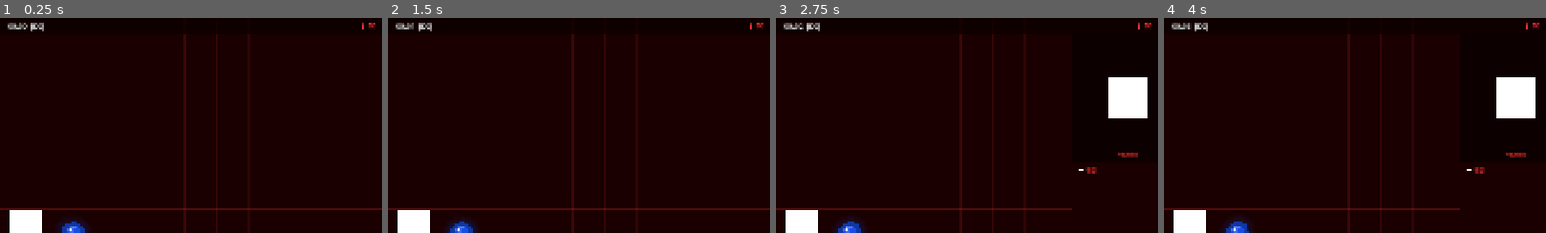
Above: before the commit, frames 1-4 (left to right).
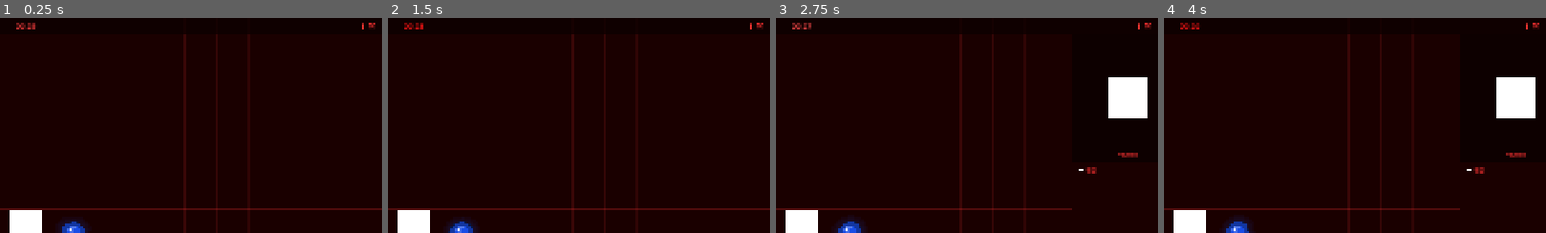
Above: after the commit, the same moments.

Repository: chalie-chariot/velmire
Game: Godot game, scene res://scenes/Main.tscn
The game is run twice, just before and just after one commit, with the same random seed, the same clock (stepped at 60 frames per second) and the same inputs.
Inputs (mouse positions are % of the whole screen's width and height, from its top left):
- Up to frame 1 (0.25 s): no input
- Up to frame 2 (1.5 s): tap Enter at 0.5 s; move the mouse to (72, 45) at 0.52 s; hold Shift 0.53-1.25 s; click (72, 45) at 0.67 s; drag from (30, 55) to (45, 70) at 1.27 s
- Up to frame 3 (2.75 s): tap Space at 2 s; move the mouse to (60, 28) at 2.02 s; tap E at 2.1 s; click (60, 28) at 2.17 s
- Up to frame 4 (4 s): tap Enter at 2.75 s; drag from (45, 70) to (20, 35) at 2.77 s; tap Space at 3.5 s; move the mouse to (80, 65) at 3.52 s; hold Shift from 3.53 s (still down); click (80, 65) at 3.67 s
The pictures show only the part of the screen within x 47-97%, y 0-50%; the shares and areas given below are measured in that part.

The runs differ from the first frame. In frame 1, 0.3% of the frame differs, in the area x 2-12%, y 2-7%; in frame 2, 0.3%; in frame 3, 0.3%; in frame 4, 0.3%.

Commit message:
피 툴팁 박스 + 시간 타이머 탈출완료

Diff:
--- a/velmire/scripts/Main.gd
+++ b/velmire/scripts/Main.gd
@@ -60,6 +60,8 @@
 # 단계 5 (150s+):   스폰간격 2.25s / 최대 9개 / HP 160 / 속도 80 / radius 37
 # ==========================================
 var _elapsed_time: float = 0.0
+var _round_time: float = 30.0  # 테스트용 30초 (원래 120초)
+var _remaining_time: float = 30.0
 
 func _ready() -> void:
 	add_to_group("main")
@@ -187,6 +189,51 @@
 		slot.gui_input.connect(func(e): _on_slot_gui_input(e, i))
 		_dots_container.add_child(slot)
 
+	# 재화 표시: 배경 박스 + 라벨
+	var blood_bg: ColorRect = ColorRect.new()
+	blood_bg.name = "BloodBG"
+	blood_bg.color = Color(0.05, 0.0, 0.0, 0.88)
+	blood_bg.size = Vector2(120, 44)
+	blood_bg.position = Vector2(1920 / 2 - 60, -82)
+	_dots_container.add_child(blood_bg)
+
+	# 테두리 (검붉은 띠) - 상하좌우
+	var blood_border_top: ColorRect = ColorRect.new()
+	blood_border_top.color = Color(0.5, 0.0, 0.0, 0.9)
+	blood_border_top.size = Vector2(120, 2)
+	blood_border_top.position = Vector2(0, 0)
+	blood_bg.add_child(blood_border_top)
+
+	var blood_border_bottom: ColorRect = ColorRect.new()
+	blood_border_bottom.color = Color(0.5, 0.0, 0.0, 0.9)
+	blood_border_bottom.size = Vector2(120, 2)
+	blood_border_bottom.position = Vector2(0, 42)
+	blood_bg.add_child(blood_border_bottom)
+
+	var blood_border_left: ColorRect = ColorRect.new()
+	blood_border_left.color = Color(0.5, 0.0, 0.0, 0.9)
+	blood_border_left.size = Vector2(2, 44)
+	blood_border_left.position = Vector2(0, 0)
+	blood_bg.add_child(blood_border_left)
+
+	var blood_border_right: ColorRect = ColorRect.new()
+	blood_border_right.color = Color(0.5, 0.0, 0.0, 0.9)
+	blood_border_right.size = Vector2(2, 44)
+	blood_border_right.position = Vector2(118, 0)
+	blood_bg.add_child(blood_border_right)
+
+	# 재화 라벨 (상하 여백 반영)
+	var blood_counter: Label = Label.new()
+	blood_counter.name = "BloodCounter"
+	blood_counter.add_theme_font_size_override("font_size", 18)
+	blood_counter.add_theme_color_override("font_color",
+		Color(1.0, 0.5, 0.5, 1.0))
+	blood_counter.position = Vector2(1920 / 2 - 60, -82)
+	blood_counter.size = Vector2(120, 44)
+	blood_counter.horizontal_alignment = HORIZONTAL_ALIGNMENT_CENTER
+	blood_counter.vertical_alignment = VERTICAL_ALIGNMENT_CENTER
+	_dots_container.add_child(blood_counter)
+
 func _on_slot_gui_input(event: InputEvent, index: int) -> void:
 	if not event is InputEventMouseButton:
 		return
@@ -243,15 +290,30 @@
 		_apply_shake(delta)
 		return
 	_elapsed_time += delta
-
-	# 난이도 단계 (30초마다)
+	_remaining_time -= delta
 	var difficulty: int = int(_elapsed_time / 30.0)
 	spawn_interval = max(1.5, 4.0 - difficulty * 0.35)
 	max_entities = min(10, 4 + difficulty)
 	if ResourceManager:
 		ResourceManager.difficulty = difficulty
 
-	_timer_label.text = "%02d:%02d  [D%d]" % [int(_elapsed_time) / 60, int(_elapsed_time) % 60, difficulty]
+	var minutes: int = int(_remaining_time) / 60
+	var seconds: int = int(_remaining_time) % 60
+	_timer_label.text = "%02d:%02d" % [minutes, seconds]
+
+	# 30초 이하 빨갛게 깜빡임
+	if _remaining_time <= 30.0:
+		var blink: float = abs(sin(_elapsed_time * 4.0))
+		_timer_label.add_theme_color_override("font_color",
+			Color(1.0, blink * 0.3, blink * 0.3, 1.0))
+	else:
+		_timer_label.add_theme_color_override("font_color", Color(1.0, 1.0, 1.0, 1.0))
+
+	# 시간 종료
+	if _remaining_time <= 0.0:
+		_remaining_time = 0.0
+		_timer_label.text = "00:00"
+		_escape_success()
 
 	_blink_timer += delta
 	if _blink_timer >= 0.8:
@@ -293,6 +355,12 @@
 			var dots: Array = _dots_container.get_children()
 			for i in range(dots.size()):
 				var dot: Control = dots[i]
+				if dot.name == "BloodBG" or dot.name == "BloodCounter":
+					dot.modulate = Color(1, 1, 1, 0)
+					var tween: Tween = dot.create_tween()
+					tween.tween_interval(0.1)
+					tween.tween_property(dot, "modulate", Color(1, 1, 1, 1), 0.2)
+					continue
 				dot.position = Vector2(dot.position.x, 70.0)
 				dot.modulate = Color(1, 1, 1, 0)
 
@@ -311,6 +379,11 @@
 			var dots: Array = _dots_container.get_children()
 			for i in range(dots.size()):
 				var dot: Control = dots[i]
+				if dot.name == "BloodBG" or dot.name == "BloodCounter":
+					var tween: Tween = dot.create_tween()
+					tween.tween_interval(0.12)
+					tween.tween_property(dot, "modulate", Color(1, 1, 1, 0), 0.22)
+					continue
 				var tween: Tween = dot.create_tween()
 				tween.tween_interval(i * 0.05)
 				tween.tween_property(dot, "position:y", 70.0, 0.25
@@ -323,6 +396,11 @@
 					_hint_area.visible = false
 					_hint_hiding = false
 			)
+
+	# 재화 표시 업데이트
+	var blood_counter = _dots_container.get_node_or_null("BloodCounter")
+	if blood_counter and _hint_area.visible:
+		blood_counter.text = "🩸 %d" % ResourceManager.blood
 
 	var hovered_node = _get_hovered_game_node()
 	if hovered_node:
@@ -593,6 +671,63 @@
 	label3.position = coffin_center + Vector2(-60, 60)
 	$CanvasLayer.add_child(label3)
 
+func _escape_success() -> void:
+	_is_game_over = true
+	get_tree().paused = true
+
+	var overlay: ColorRect = ColorRect.new()
+	overlay.color = Color(0.0, 0.0, 0.05, 0.0)
+	overlay.set_anchors_preset(Control.PRESET_FULL_RECT)
+	overlay.set_offsets_preset(Control.PRESET_FULL_RECT)
+	overlay.mouse_filter = Control.MOUSE_FILTER_STOP
+	$CanvasLayer.add_child(overlay)
+
+	var tween: Tween = create_tween()
+	tween.tween_property(overlay, "color", Color(0.0, 0.0, 0.05, 0.85), 1.2)
+	await tween.finished
+
+	var label1: Label = Label.new()
+	label1.text = "탈출 성공"
+	label1.add_theme_font_size_override("font_size", 28)
+	label1.add_theme_color_override("font_color", Color(0.7, 0.7, 1.0, 1.0))
+	label1.set_anchors_preset(Control.PRESET_CENTER)
+	label1.offset_top = -80
+	label1.offset_left = -100
+	$CanvasLayer.add_child(label1)
+
+	await get_tree().create_timer(0.8).timeout
+
+	var label2: Label = Label.new()
+	label2.text = "획득 재화: 🩸 %d" % ResourceManager.blood
+	label2.add_theme_font_size_override("font_size", 24)
+	label2.add_theme_color_override("font_color", Color(1.0, 0.8, 0.8, 1.0))
+	label2.set_anchors_preset(Control.PRESET_CENTER)
+	label2.offset_top = -30
+	label2.offset_left = -120
+	$CanvasLayer.add_child(label2)
+
+	await get_tree().create_timer(0.8).timeout
+
+	var label3: Label = Label.new()
+	label3.text = "생존 시간: %d초" % int(_elapsed_time)
+	label3.add_theme_font_size_override("font_size", 20)
+	label3.add_theme_color_override("font_color", Color(0.8, 0.8, 0.8, 1.0))
+	label3.set_anchors_preset(Control.PRESET_CENTER)
+	label3.offset_top = 10
+	label3.offset_left = -100
+	$CanvasLayer.add_child(label3)
+
+	await get_tree().create_timer(1.0).timeout
+
+	var label4: Label = Label.new()
+	label4.text = "[ R ] 다시 도전"
+	label4.add_theme_font_size_override("font_size", 18)
+	label4.add_theme_color_override("font_color", Color(0.6, 0.6, 0.6, 1.0))
+	label4.set_anchors_preset(Control.PRESET_CENTER)
+	label4.offset_top = 60
+	label4.offset_left = -80
+	$CanvasLayer.add_child(label4)
+
 func _input(event: InputEvent) -> void:
 	if event is InputEventKey and event.pressed:
 		if event.keycode == KEY_Q:
